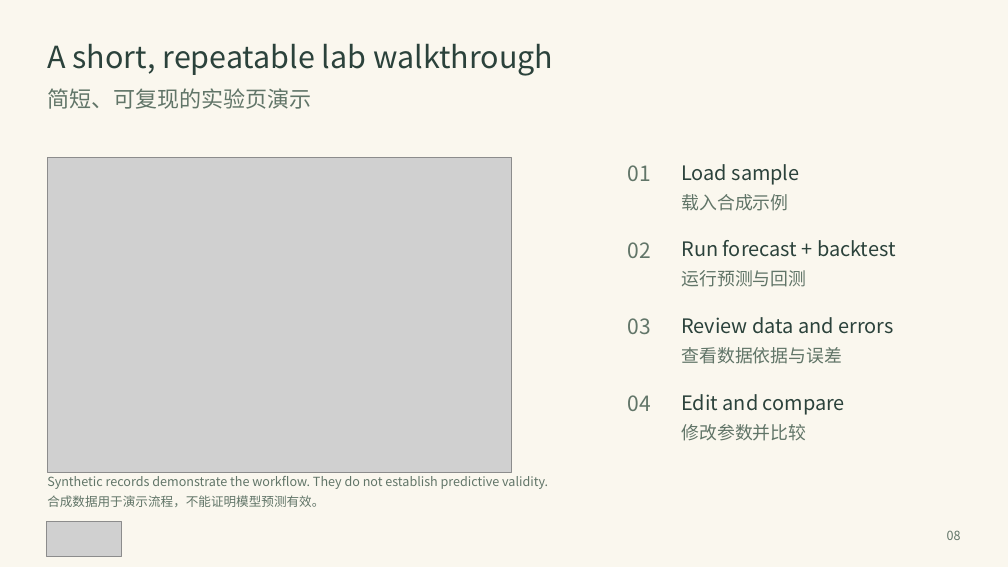
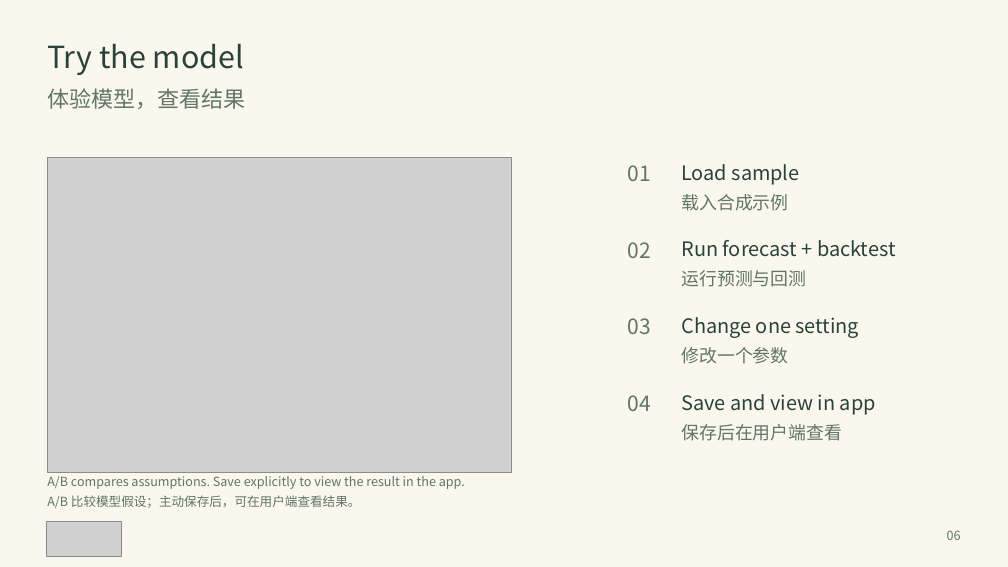
Before and after one commit to DiamondCao1996/mond-phone-preview, a slide deck: slide 6 of docs/demo/MOND_Adaptive_System_EN_ZH.pptx (slide 8 before the commit). Drawn at 1008x567 pixels with LibreOffice and Linux fonts; fonts in the diff are those of the drawing; grey boxes stand for pictures. Boxes give left, top, right and bottom in pixels: in the first picture for what was removed or moved away, otherwise in the second. Text is boxed around its words. In the diff, an @@ line names an element or a change of style, - is before the commit and + after.

Commit message:
Condense bilingual model deck and add linked paper references

```diff
--- a/docs/demo/MOND_Adaptive_System_EN_ZH.pptx
+++ b/docs/demo/MOND_Adaptive_System_EN_ZH.pptx
@@ text at (47,43,244,75): text changed @@
-A short, repeatable lab walkthrough
+Try the model
@@ text at (47,88,245,109): text changed @@
-简短、可复现的实验页演示
+体验模型，查看结果
@@ text at (681,317,860,338): text changed @@
-Review data and errors
+Change one setting
@@ text at (681,347,788,364): text changed @@
-查看数据依据与误差
+修改一个参数
@@ text at (681,394,876,415): text changed @@
-Edit and compare
+Save and view in app
@@ text at (681,424,842,441): text changed @@
-修改参数并比较
+保存后在用户端查看
@@ text at (47,476,465,489): text changed @@
-Synthetic records demonstrate the workflow. They do not establish predictive validity.
+A/B compares assumptions. Save explicitly to view the result in the app.
@@ text at (47,495,360,508): text changed @@
-合成数据用于演示流程，不能证明模型预测有效。
+A/B 比较模型假设；主动保存后，可在用户端查看结果。
```
Also in this commit, not shown: 5 other slides changed, 1 slide added, 5 slides removed, 2 other files.
